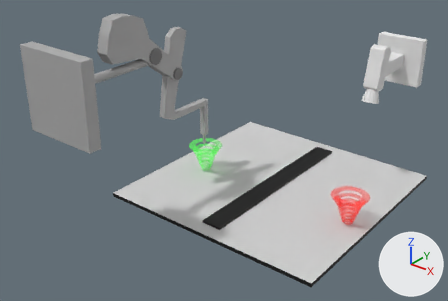
Renders of the OBJ model docs/models/fixture/fixture.obj from each side of a commit.
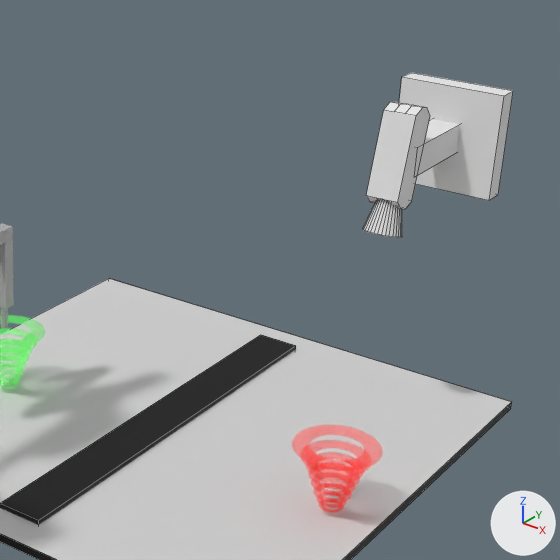
Each version appears first whole from a camera (50 mm lens) standing at (12.87, -19.49, 12.94) and looking at (-0.55, -2.72, 2.54), and next in a close-up on the part from 45% to 100% of the width and 0% to 81% of the height. The axes (+X, +Y, +Z) are drawn at lower right. The lights are the same throughout. The close-ups show mesh edges as thin lines. Where no turn or scale is listed for an object, it has been applied to the vertices.

Names of what the first close-up shows: 'Board_Cube', 'Camera_Cylinder.004', 'Camera_Support_Cube.006', 'Cube.001', 'Ring_2_Torus.009', 'Ring_Torus.010', 'Robot_Cylinder', 'fixture'.
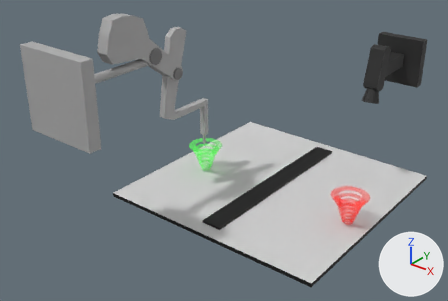
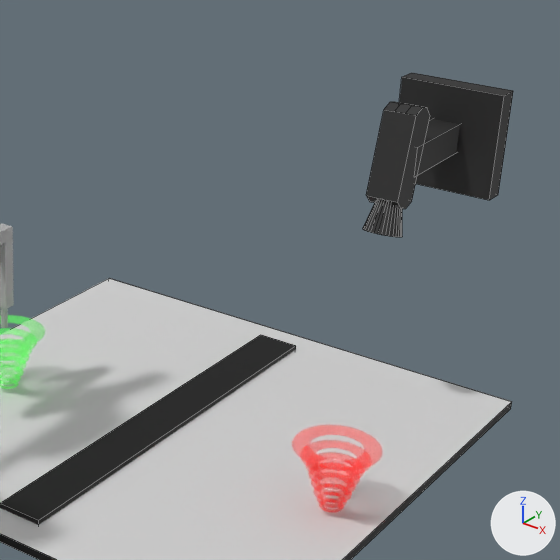
The newer file is also turned or shifted as a whole; pictures and numbers use the older file's frame.

What differs and where, as boxes [x1, y1, x2, y2] in the close-ups (560 x 560 px):
'Camera_Support_Cube.006', recoloured (white to black)
    both: [399, 73, 513, 200]
'Camera_Cylinder.004', recoloured (white to black)
    both: [363, 102, 430, 237]

What changed in the scene script:
```text
Add mat_material_003:
    mat_material_003 = principled_material('Material.003')
    mat_material_003.base_color = (0.0189, 0.0189, 0.0189)  # black #252525
    mat_material_003.roughness = 0.69
Add mat_material_004:
    mat_material_004 = principled_material('Material.004')
    mat_material_004.base_color = (0.0218, 0.0218, 0.0218)  # black #292929
    mat_material_004.roughness = 0.69
Change me_camera_cylinder_004:
    where me_camera_cylinder_004.from_pydata(...)  # 96 vertices, 56 faces; spans x 2.3..3.01, y 2.52..3.69, z 3.52..5.87
    remove me_camera_cylinder_004.materials.append(mat_none)  # white #e7e7e7
    add me_camera_cylinder_004.materials.append(mat_material_004)  # black #292929
Change me_camera_support_cube_006:
    where me_camera_support_cube_006.from_pydata(...)  # 16 vertices, 12 faces; spans x 1.69..3.69, y 3.33..5.5, z 3.83..5.83
    remove me_camera_support_cube_006.materials.append(mat_none)  # white #e7e7e7
    add me_camera_support_cube_006.materials.append(mat_material_003)  # black #252525
```
